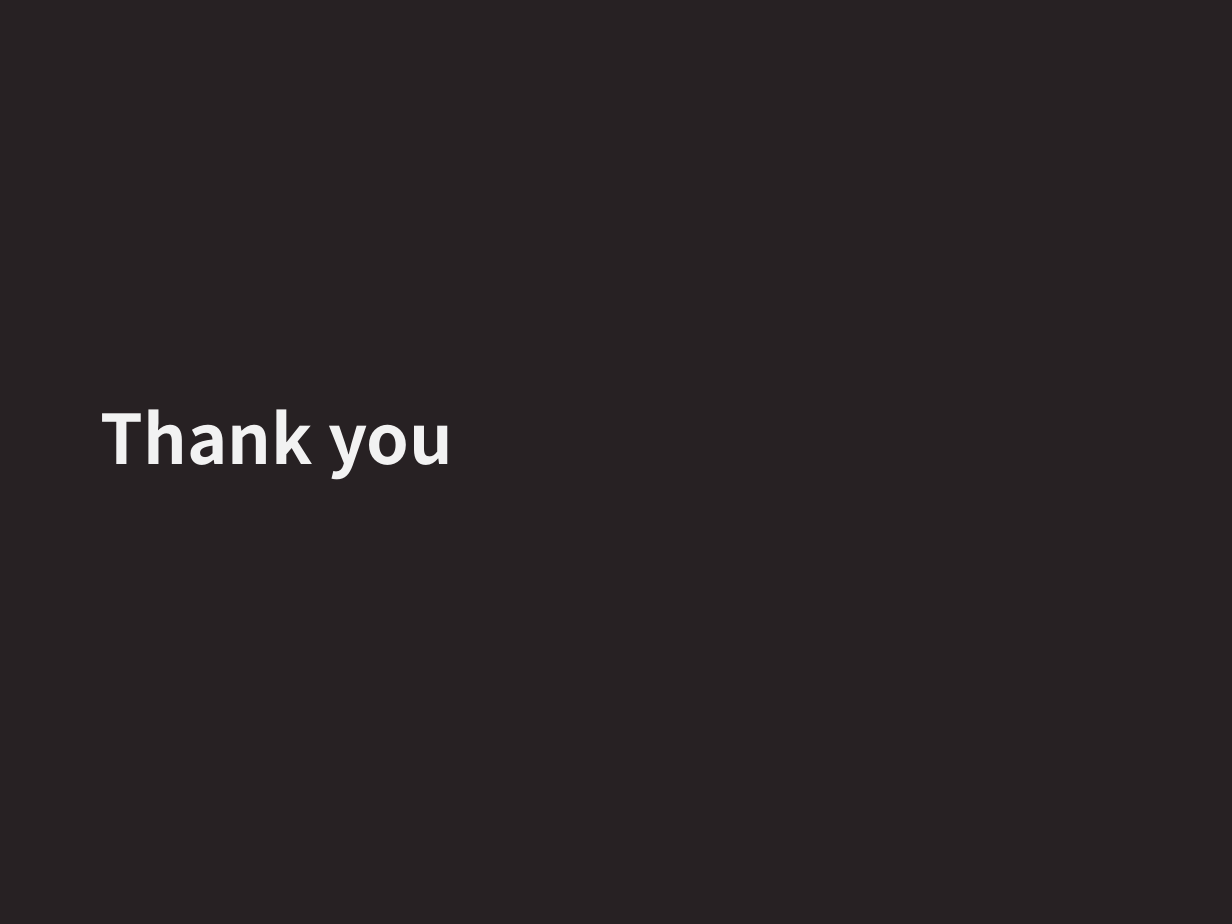
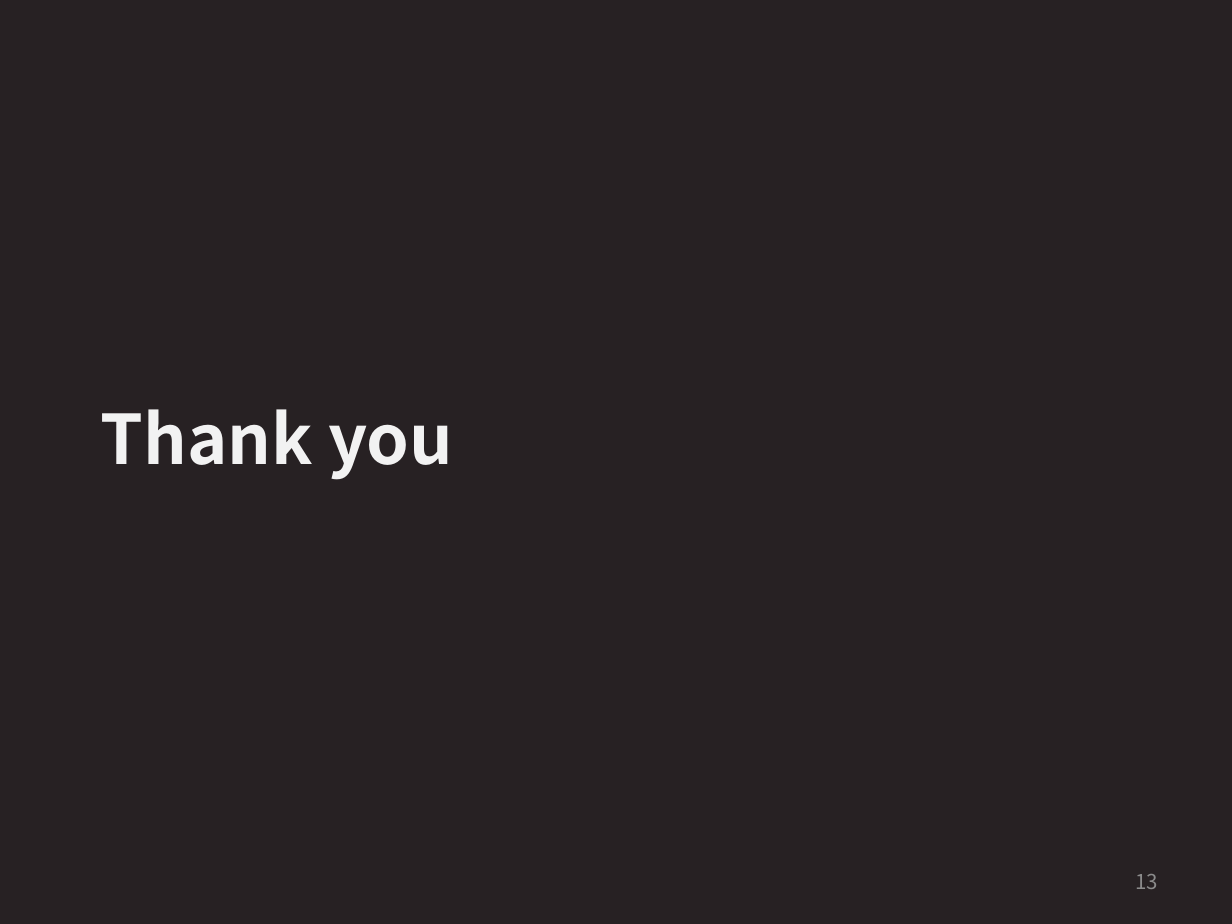
Before and after one commit to Timmy-Oh/Samsung_Data_Challenge_2018, a slide deck: slide 13 of Samsung_AI_Challenge_Data_Timmy.pptx. Drawn at 1232x924 pixels with LibreOffice and Linux fonts; fonts in the diff are those of the drawing. Boxes give left, top, right and bottom in pixels: in the first picture for what was removed or moved away, otherwise in the second. Text is boxed around its words. In the diff, an @@ line names an element or a change of style, - is before the commit and + after.

```diff
--- a/Samsung_AI_Challenge_Data_Timmy.pptx
+++ b/Samsung_AI_Challenge_Data_Timmy.pptx
@@ page number added at (x1=1135, y1=874, x2=1158, y2=889), 12 pt, text #8C8C8C @@
+13
```
Also in this commit, not shown: 12 other slides changed, 2 other files.
